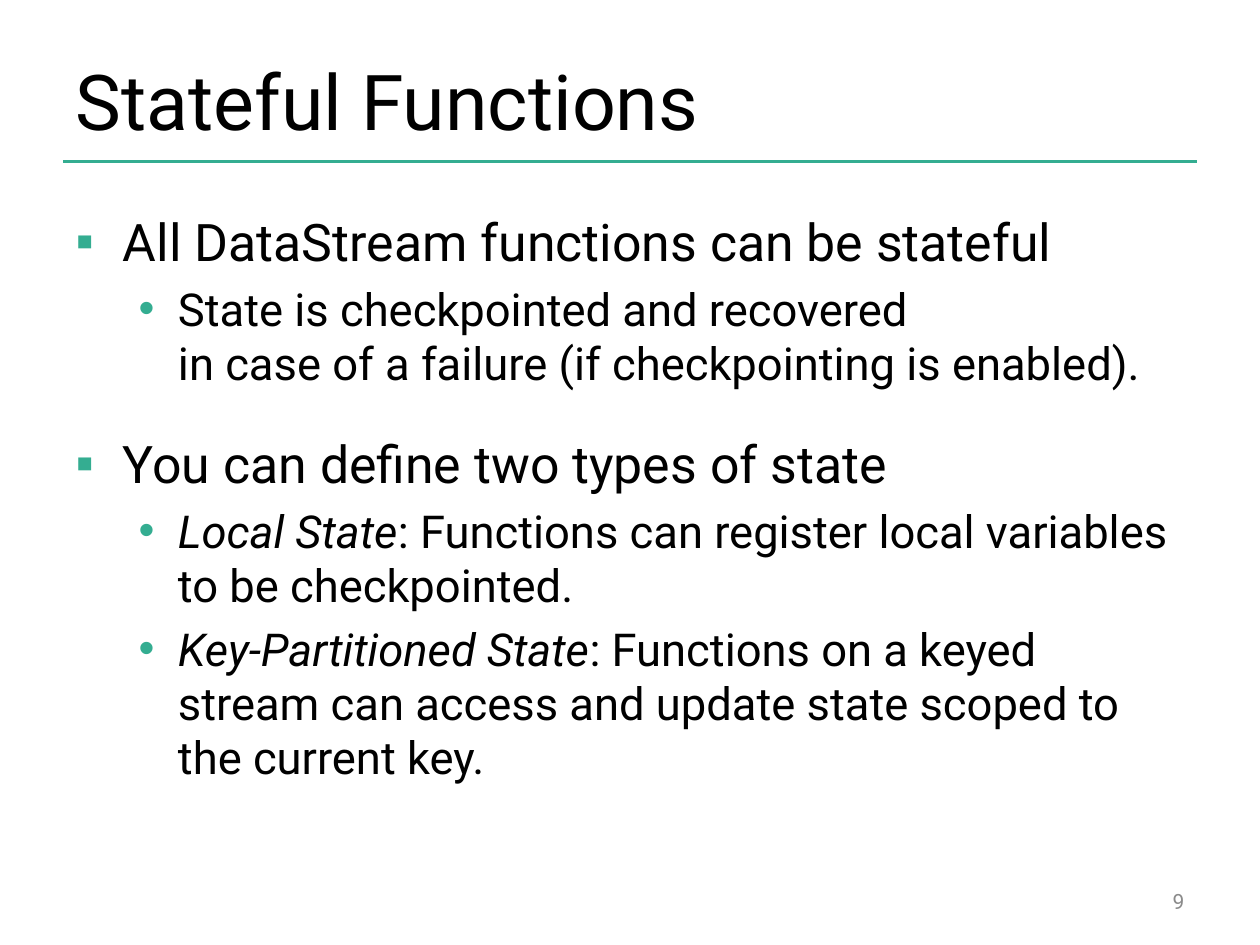
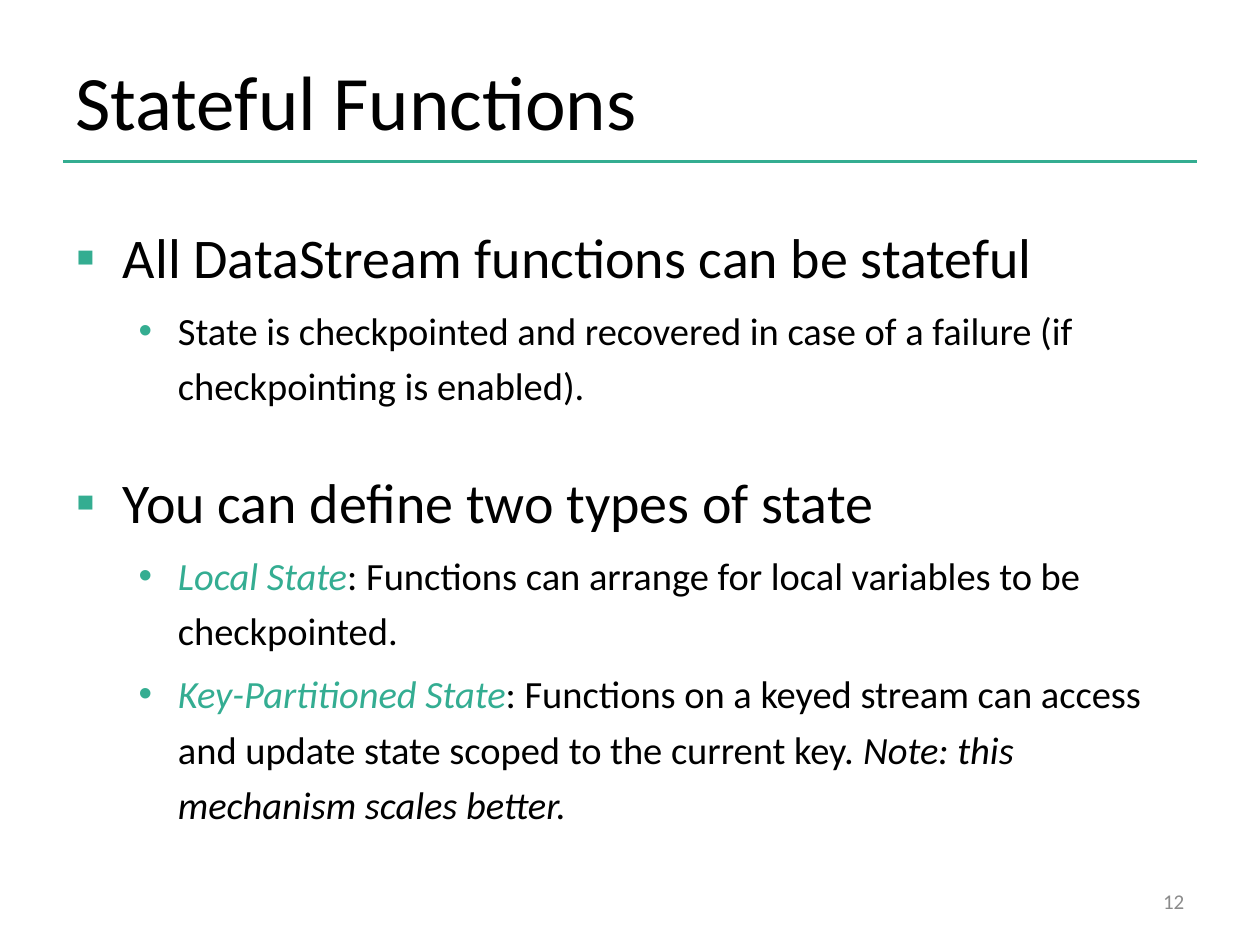
Before and after one commit to dataArtisans/flink-training-web, a slide deck: slide 12 of slides/flink_stream_statefulOps.pptx (slide 9 before the commit). Drawn at 1260x945 pixels with LibreOffice and Linux fonts; fonts in the diff are those of the drawing; background and template pictures are left out. Boxes give left, top, right and bottom in pixels: in the first picture for what was removed or moved away, otherwise in the second. Text is boxed around its words. In the diff, an @@ line names an element or a change of style, - is before the commit and + after.

Commit message:
Updated streaming slides for restructured training

```diff
--- a/slides/flink_stream_statefulOps.pptx
+++ b/slides/flink_stream_statefulOps.pptx
@@ title "Stateful Functions" at <box>76,76,637,131</box>: font Roboto to Calibri @@
@@ text at <box>123,239,1072,532</box>: size 29.6 to 32 pt in "All DataStream functions can be stateful", "You can define two types of state"; font Roboto to Calibri in "All DataStream functions can be stateful", "State is checkpointed and recovered in case ...", "You can define two types of state"; size 25.9 to 22 pt in "State is checkpointed and recovered in case ..."; line spacing 1 to 1.2 @@
@@ text at <box>178,563,1141,820</box>: text changed; size 25.9 to 22 pt; font Roboto to Calibri @@
-  • Local State: Functions can register local variables to be checkpointed.
-  • Key-Partitioned State: Functions on a keyed stream can access and update state scoped to the current key.
+  • Local State: Functions can arrange for local variables to be checkpointed.
+  • Key-Partitioned State: Functions on a keyed stream can access and update state scoped to the current key. Note: this mechanism scales better.
@@ page number at <box>1163,895,1184,909</box>: text changed; font Roboto to Calibri @@
-9
+12
```
Also in this commit, not shown: 7 other slides changed, 15 slides added, 4 slides removed, 4 other files.
